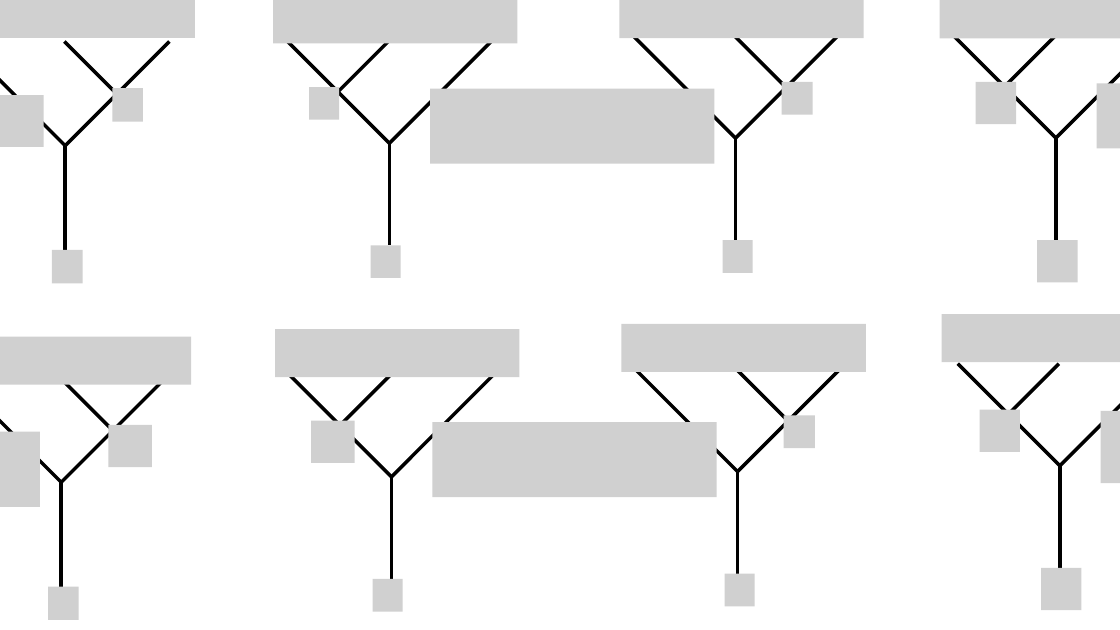
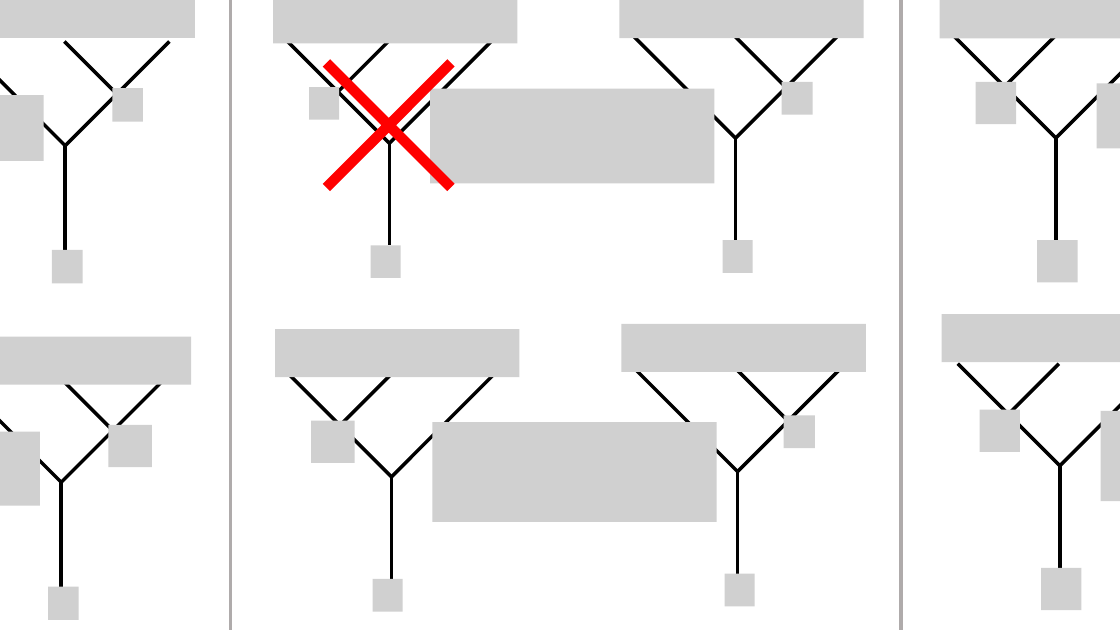
Before and after one commit to yk-liu/yk-liu.github.io, a slide deck: slide 7 of _posts/2019-05-14-Introduction-to-QC-and-TQC-Ising-Anyons/assets/pics.source.pptx. Drawn at 1120x630 pixels with LibreOffice and Linux fonts; fonts in the diff are those of the drawing; grey boxes stand for pictures; background and template pictures are left out. Boxes give left, top, right and bottom in pixels: in the first picture for what was removed or moved away, otherwise in the second. Text is boxed around its words. In the diff, an @@ line names an element or a change of style, - is before the commit and + after.

```diff
--- a/_posts/2019-05-14-Introduction-to-QC-and-TQC-Ising-Anyons/assets/pics.source.pptx
+++ b/_posts/2019-05-14-Introduction-to-QC-and-TQC-Ising-Anyons/assets/pics.source.pptx
@@ line added from (230, 0) to (230, 630), #AFABAB 3 pt @@
@@ cross added at (269,5,508,245), fill #FF0000 @@
@@ line added from (902, 0) to (902, 630), #AFABAB 3 pt @@
@@ picture: place and size @@
-picture at (430,88,714,164)
+picture at (430,88,714,183)
@@ picture: place and size @@
-picture at (0,95,44,147)
+picture at (0,95,44,160)
@@ picture: place and size @@
-picture at (1101,411,1120,483)
+picture at (1101,411,1120,501)
@@ picture: place and size @@
-picture at (433,422,717,497)
+picture at (433,422,717,522)
```
Also in this commit, not shown: 1 other slide changed, 12 other files.
